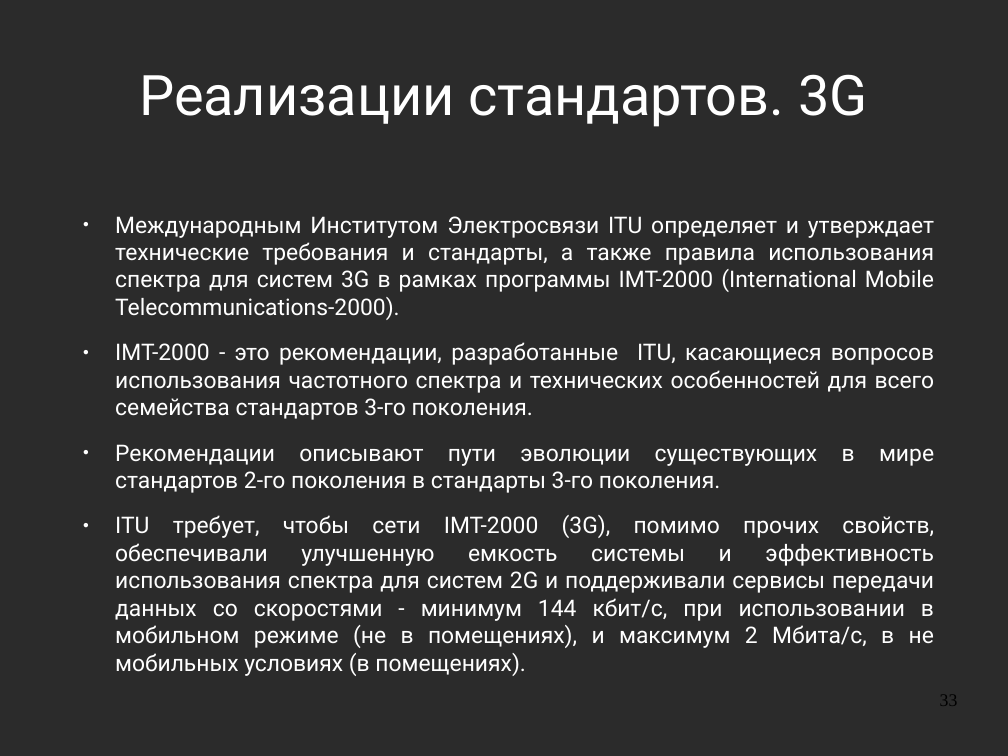
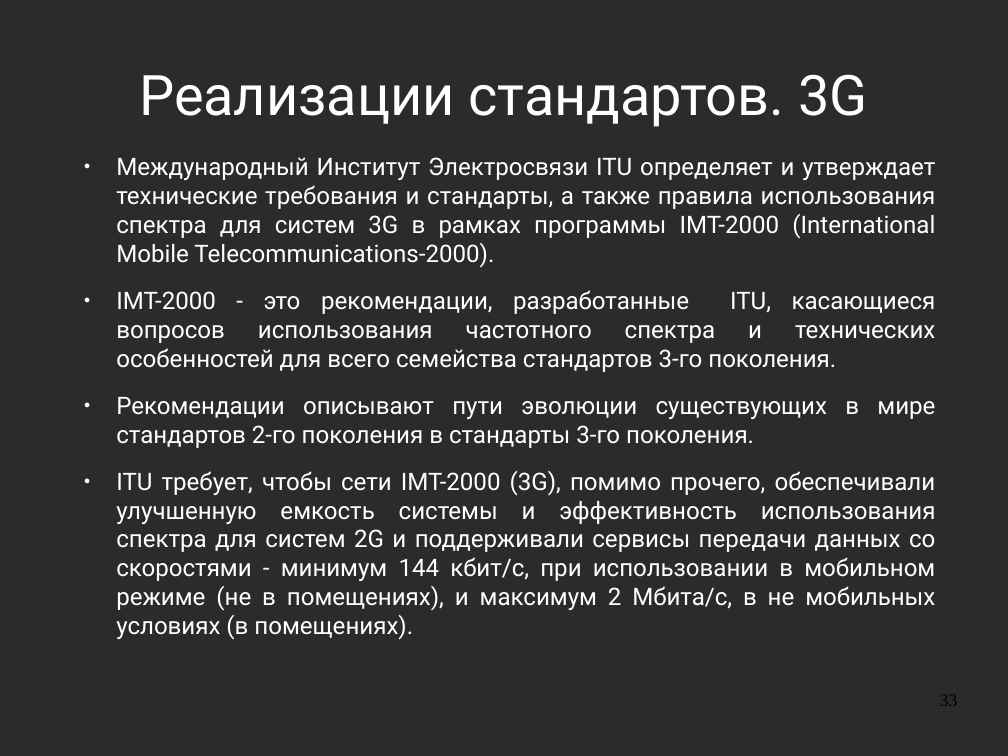
Before and after one commit to aeremenok/a-team-777, a slide deck: slide 33 of 10/smm/doc/eav_wireless.odp. Drawn at 1008x756 pixels with LibreOffice and Linux fonts; fonts in the diff are those of the drawing; background and template pictures are left out; a plain dark background stands for a picture behind light text. Boxes give left, top, right and bottom in pixels: in the first picture for what was removed or moved away, otherwise in the second. Text is boxed around its words. In the diff, an @@ line names an element or a change of style, - is before the commit and + after.

```diff
--- a/10/smm/doc/eav_wireless.odp
+++ b/10/smm/doc/eav_wireless.odp
@@ text "Международный Институт Электросвязи ITU определяет ...": place and size @@
-text "Международный Институт Электросвязи ITU определяет ..." at (115, 216, 935, 676)
+text "Международный Институт Электросвязи ITU определяет ..." at (116, 157, 936, 640)
@@ text at (116, 157, 936, 268): text changed; size 18 to 19 pt @@
-● Международным Институтом Электросвязи ITU определяет и утверждает технические требования и стандарты, а также правила использования спектра для систем 3G в рамках программы IMT-2000 (International Mobile Telecommunications-2000).
+● Международный Институт Электросвязи ITU определяет и утверждает технические требования и стандарты, а также правила использования спектра для систем 3G в рамках программы IMT-2000 (International Mobile Telecommunications-2000).
@@ text at (116, 290, 936, 448): size 18 to 19 pt in "IMT-2000 - это рекомендации, разработанные ITU, касающиеся ...", "Рекомендации описывают пути эволюции существующих в мире ..." @@
@@ text at (116, 471, 936, 640): text changed; size 18 to 19 pt @@
-● ITU требует, чтобы сети IMT-2000 (3G), помимо прочих свойств, обеспечивали улучшенную емкость системы и эффективность использования спектра для систем 2G и поддерживали сервисы передачи данных со скоростями - минимум 144 кбит/с, при использовании в мобильном режиме (не в помещениях), и максимум 2 Мбита/с, в не мобильных условиях (в помещениях).
+● ITU требует, чтобы сети IMT-2000 (3G), помимо прочего, обеспечивали улучшенную емкость системы и эффективность использования спектра для систем 2G и поддерживали сервисы передачи данных со скоростями - минимум 144 кбит/с, при использовании в мобильном режиме (не в помещениях), и максимум 2 Мбита/с, в не мобильных условиях (в помещениях).
```
Also in this commit, not shown: 22 other slides changed.
